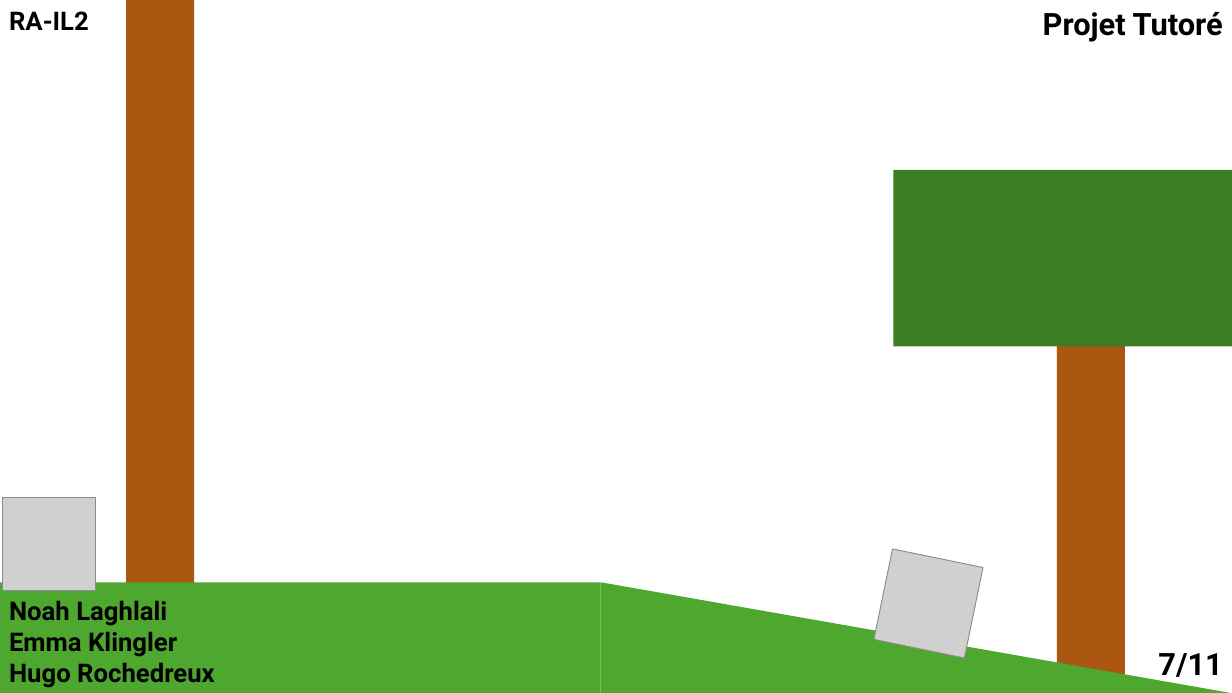
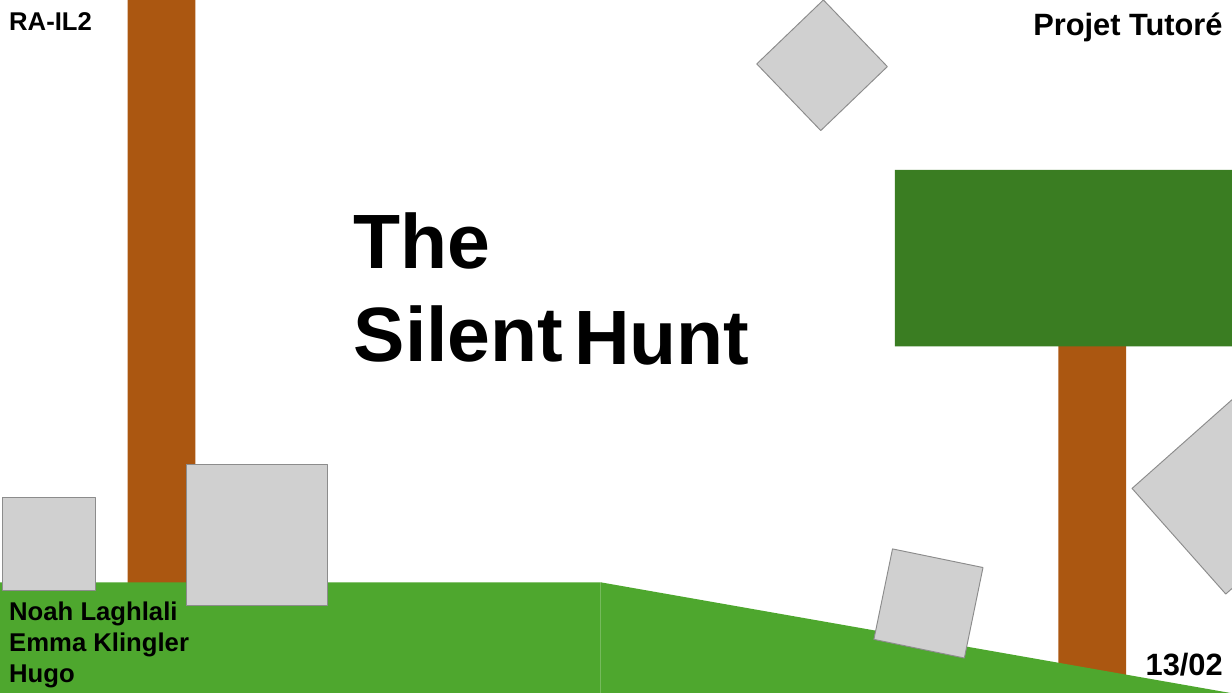
Before and after one commit to emmaklingler/The-Silent-Hunt-, a slide deck: slide 2 of Documents/EtudePrealable/Présentation.pptx (slide 1 before the commit). Drawn at 1232x693 pixels with LibreOffice and Linux fonts; fonts in the diff are those of the drawing; grey boxes stand for pictures; background and template pictures are left out. Boxes give left, top, right and bottom in pixels: in the first picture for what was removed or moved away, otherwise in the second. Text is boxed around its words. In the diff, an @@ line names an element or a change of style, - is before the commit and + after.

```diff
--- a/Documents/EtudePrealable/Présentation.pptx
+++ b/Documents/EtudePrealable/Présentation.pptx
@@ picture added at [757, 0, 888, 131] @@
@@ font Roboto to Arial in 3 elements at [9, 601, 189, 688], [9, 12, 92, 30], [1033, 12, 1223, 41] @@
@@ rectangle at [895, 170, 1232, 347]: fill #3B7D23 to #3A7D22 @@
@@ text added at [354, 212, 563, 362], 60 pt, text #000000, bold @@
+The Silent
@@ text added at [574, 311, 749, 365], 60 pt, text #000000, bold @@
+Hunt
@@ picture added at [1133, 395, 1232, 595] @@
@@ picture added at [187, 465, 328, 606] @@
@@ text at [1146, 652, 1223, 681]: text changed; font Roboto to Arial @@
-7/11
+13/02
```
Also in this commit, not shown: 1 other slide changed, 24 slides added, 11 slides removed, 4 other files.
